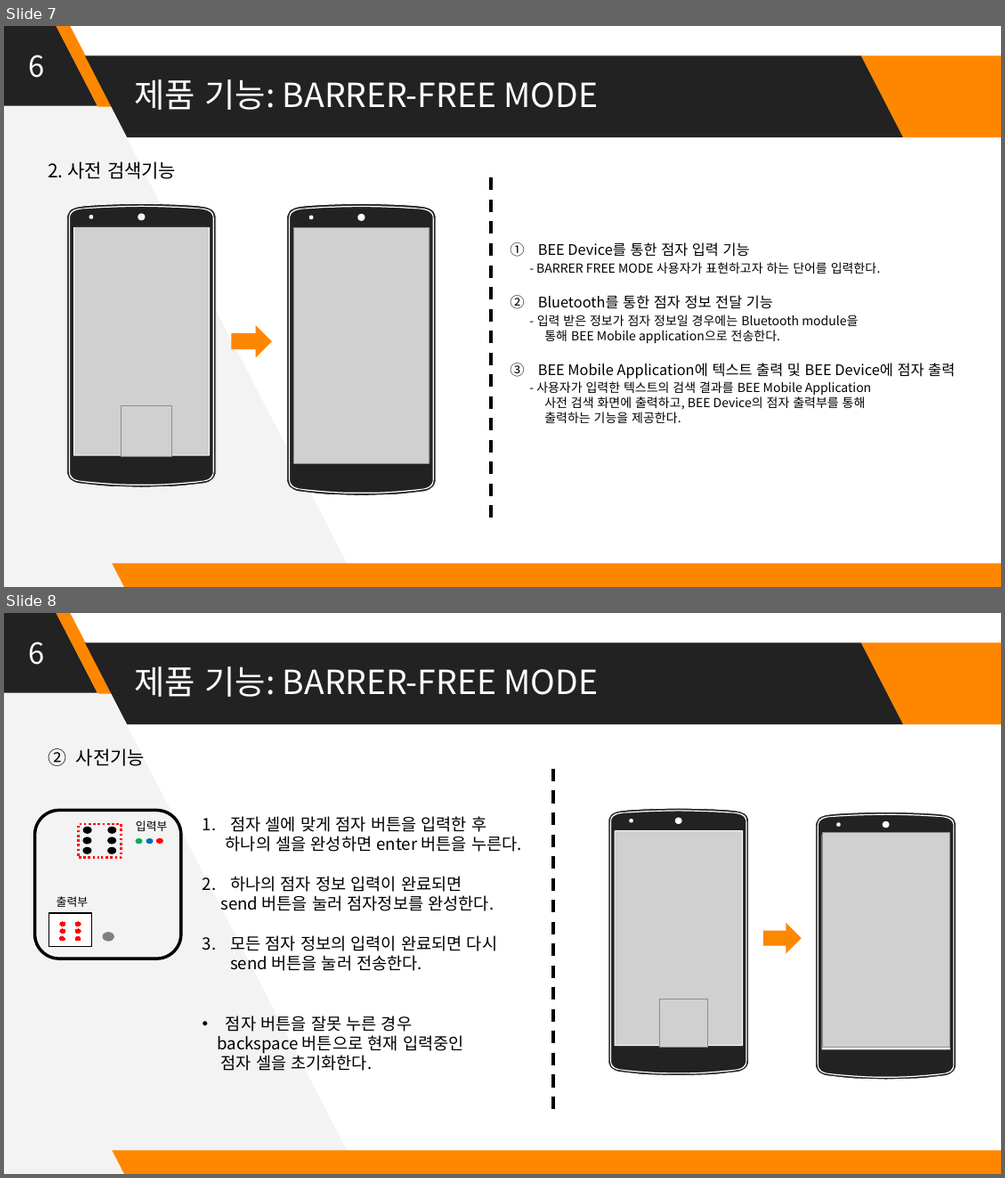
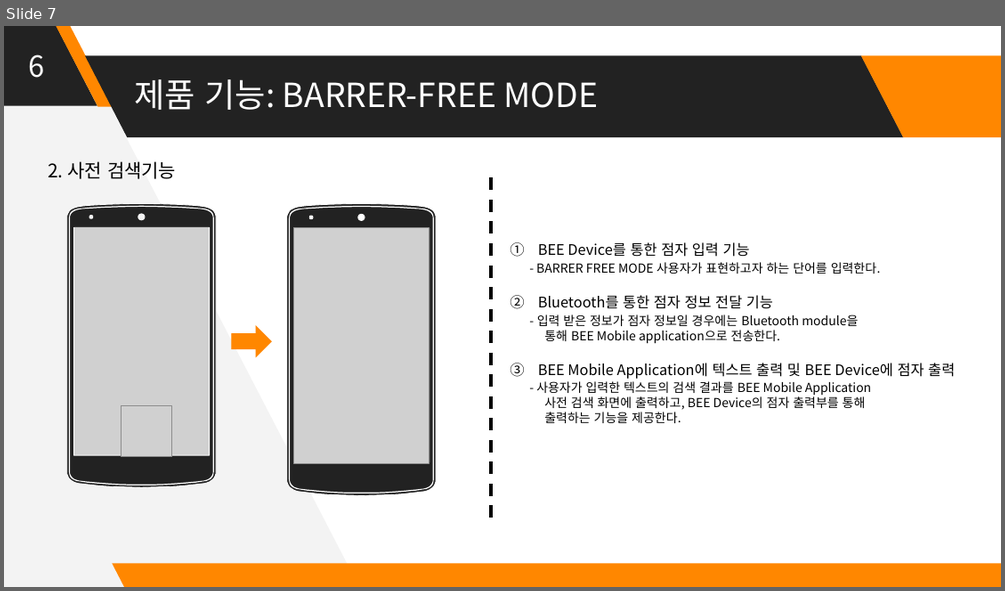
Before and after one commit to Huffon/2019_Capstone_bee, a slide deck: docs/8_Final Presentation Panel.pptx. Shown one above the other, each under a label of ours: slides 7 and 8 before the commit, slide 7 after it. The pictures are 1005x1178 and 1005x591 pixels, drawn with LibreOffice and Linux fonts; fonts in the diff are those of the drawing; grey boxes stand for pictures. Boxes give left, top, right and bottom in pixels: in the first picture for what was removed or moved away, otherwise in the second. Text is boxed around its words. In the diff, an @@ line names an element or a change of style, - is before the commit and + after.

```diff
--- a/docs/8_Final Presentation Panel.pptx
+++ b/docs/8_Final Presentation Panel.pptx
@@ slide 8 removed at <box>4,613,1001,1174</box>, background #FFFFFF; not listed: 6 template elements that a slide beside it also shows @@
@@ text removed at <box>28,641,44,665</box> @@
-6
@@ title removed at <box>134,666,599,697</box> @@
-제품 기능: BARRER-FREE MODE
@@ text removed at <box>76,748,145,766</box> @@
-2. 사전기능
@@ line removed from (554, 769) to (554, 1112) @@
@@ group removed at <box>34,811,522,1070</box>: 16 ellipses, 3 texts, 2 rectangles, 1 rounded rectangle @@
-출력부
-입력부
-1. 점자 셀에 맞게 점자 버튼을 입력한 후
-하나의 셀을 완성하면 enter 버튼을 누른다.
-2. 하나의 점자 정보 입력이 완료되면
-send 버튼을 눌러 점자정보를 완성한다.
-3. 모든 점자 정보의 입력이 완료되면 다시 send 버튼을 눌러 전송한다.
-• 점자 버튼을 잘못 누른 경우
-backspace 버튼으로 현재 입력중인
-점자 셀을 초기화한다.
@@ freeform shape removed at <box>608,808,749,1076</box> @@
@@ freeform shape removed at <box>816,811,956,1079</box> @@
@@ picture removed at <box>613,831,745,1066</box> @@
@@ picture removed at <box>823,832,950,1046</box> @@
@@ right arrow removed at <box>764,925,801,952</box> @@
@@ picture removed at <box>659,998,708,1046</box> @@
```
Also in this commit, not shown: 1 slide changed, 1 other slide removed.
